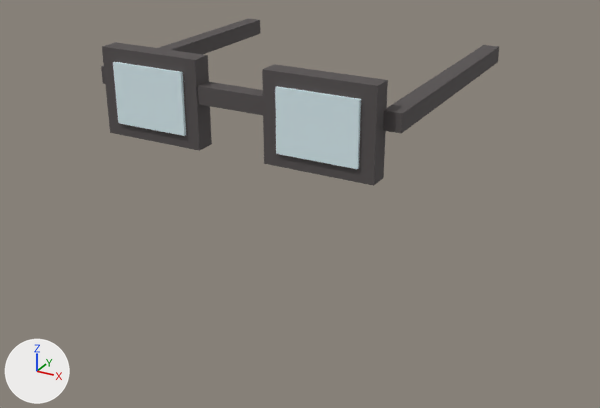
The glTF model public/assets/models/characters/wardrobe/face-glasses.glb, before and after one commit.
Camera for both pictures: a camera (50 mm lens) standing at (0.279, -0.561, 0.301) and looking at (0.006, -0.065, 0.053). Every picture has the same lights, and +X, +Y and +Z are marked at lower left. The older version comes first. Vertices at exactly the same position are counted once.

The first picture shows 'glasses_arm_-1', 'glasses_arm_1', 'glasses_bridge', 'glasses_lens_-1', 'glasses_lens_1', 'glasses_rim_-1', 'glasses_rim_1'.
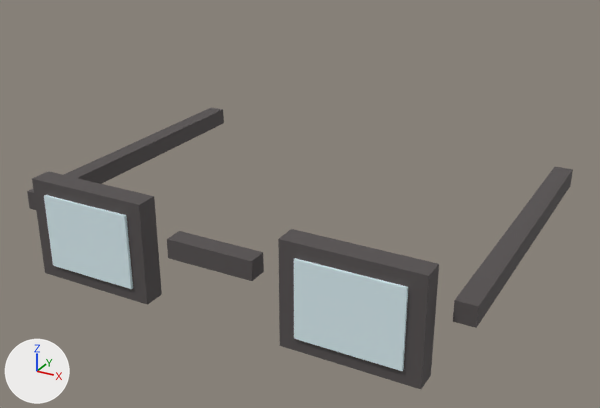
Boxes [x1, y1, x2, y2] around the edits, measured in the pictures (600 x 408 px):
'glasses_rim_1', reshaped (28% wider, 31% taller)
    before: [262, 64, 388, 186]
    after: [278, 229, 439, 389]
'glasses_lens_1', moved, rescaled (32% wider, 36% taller)
    before: [275, 86, 361, 169]
    after: [294, 258, 408, 371]
'glasses_rim_-1', reshaped (18% wider, 23% taller)
    before: [102, 42, 212, 151]
    after: [32, 171, 162, 305]
'glasses_lens_-1', moved, rescaled (22% wider, 27% taller)
    before: [113, 62, 186, 136]
    after: [44, 195, 133, 289]
'glasses_arm_1', moved, rescaled (83% taller)
    before: [383, 45, 499, 133]
    after: [453, 166, 573, 328]
'glasses_arm_-1', moved, rescaled (24% wider, 55% taller)
    before: [101, 18, 260, 84]
    after: [27, 107, 224, 210]
'glasses_bridge', moved, rescaled
    before: [197, 82, 263, 115]
    after: [167, 231, 264, 281]

The change, as a list of edits to the scene's bpy script:
```text
Change me_glasses_rim__1:
    remove me_glasses_rim__1.from_pydata(...)  # 8 vertices, 12 faces; spans x -0.0995..-0.0245, y -0.145..-0.131, z 0.115..0.175
    add me_glasses_rim__1.from_pydata(...)  # 8 vertices, 12 faces; spans x -0.1475..-0.0525, y -0.176..-0.16, z 0.0075..0.0825
    me_glasses_rim__1 part 1
    me_glasses_rim__1.vertices[0].co: (-0.0995, -0.145, 0.115) -> (-0.1475, -0.176, 0.0075)  # pixel (110, 132) -> pixel (45, 272)
    me_glasses_rim__1.vertices[1].co: (-0.0995, -0.145, 0.175) -> (-0.1475, -0.176, 0.0825)  # pixel (101, 46) -> pixel (31, 178)
    me_glasses_rim__1.vertices[2].co: (-0.0995, -0.131, 0.115) -> (-0.1475, -0.16, 0.0075)
    me_glasses_rim__1.vertices[3].co: (-0.0995, -0.131, 0.175) -> (-0.1475, -0.16, 0.0825)  # pixel (115, 42) -> pixel (48, 171)
    me_glasses_rim__1.vertices[4].co: (-0.0245, -0.145, 0.115) -> (-0.0525, -0.176, 0.0075)  # pixel (199, 150) -> pixel (147, 304)
    me_glasses_rim__1.vertices[5].co: (-0.0245, -0.145, 0.175) -> (-0.0525, -0.176, 0.0825)  # pixel (194, 59) -> pixel (138, 204)
    me_glasses_rim__1.vertices[6].co: (-0.0245, -0.131, 0.115) -> (-0.0525, -0.16, 0.0075)  # pixel (211, 144) -> pixel (161, 294)
    me_glasses_rim__1.vertices[7].co: (-0.0245, -0.131, 0.175) -> (-0.0525, -0.16, 0.0825)  # pixel (207, 55) -> pixel (154, 196)
Change me_glasses_lens__1:
    remove me_glasses_lens__1.from_pydata(...)  # 8 vertices, 12 faces; spans x -0.0895..-0.0345, y -0.147..-0.137, z 0.124..0.166
    add me_glasses_lens__1.from_pydata(...)  # 8 vertices, 12 faces; spans x -0.136..-0.064, y -0.178..-0.166, z 0.0175..0.0725
    me_glasses_lens__1 part 2: the whole mesh is scaled about its middle by (1.31, 1.2, 1.31), then moved by (-0.038, -0.03, -0.1)
Change me_glasses_arm__1:
    remove me_glasses_arm__1.from_pydata(...)  # 8 vertices, 12 faces; spans x -0.111..-0.099, y -0.135..0.055, z 0.146..0.158
    add me_glasses_arm__1.from_pydata(...)  # 8 vertices, 12 faces; spans x -0.172..-0.158, y -0.16..0.08, z 0.048..0.062
    me_glasses_arm__1 part 3: the whole mesh is scaled about its middle by (1.17, 1.26, 1.17), then moved by (-0.06, 0.0, -0.097)
Change me_glasses_rim_1:
    remove me_glasses_rim_1.from_pydata(...)  # 8 vertices, 12 faces; spans x 0.0245..0.0995, y -0.145..-0.131, z 0.115..0.175
    add me_glasses_rim_1.from_pydata(...)  # 8 vertices, 12 faces; spans x 0.0525..0.1475, y -0.176..-0.16, z 0.0075..0.0825
    me_glasses_rim_1 part 4
    me_glasses_rim_1.vertices[0].co: (0.0245, -0.145, 0.115) -> (0.0525, -0.176, 0.0075)  # pixel (264, 163) -> pixel (279, 345)
    me_glasses_rim_1.vertices[1].co: (0.0245, -0.145, 0.175) -> (0.0525, -0.176, 0.0825)  # pixel (262, 69) -> pixel (278, 238)
    me_glasses_rim_1.vertices[2].co: (0.0245, -0.131, 0.115) -> (0.0525, -0.16, 0.0075)
    me_glasses_rim_1.vertices[3].co: (0.0245, -0.131, 0.175) -> (0.0525, -0.16, 0.0825)  # pixel (274, 64) -> pixel (291, 228)
    me_glasses_rim_1.vertices[4].co: (0.0995, -0.145, 0.115) -> (0.1475, -0.176, 0.0075)  # pixel (373, 185) -> pixel (421, 389)
    me_glasses_rim_1.vertices[5].co: (0.0995, -0.145, 0.175) -> (0.1475, -0.176, 0.0825)  # pixel (377, 85) -> pixel (429, 275)
    me_glasses_rim_1.vertices[6].co: (0.0995, -0.131, 0.115) -> (0.1475, -0.16, 0.0075)  # pixel (383, 177) -> pixel (430, 375)
    me_glasses_rim_1.vertices[7].co: (0.0995, -0.131, 0.175) -> (0.1475, -0.16, 0.0825)  # pixel (387, 79) -> pixel (439, 263)
Change me_glasses_lens_1:
    remove me_glasses_lens_1.from_pydata(...)  # 8 vertices, 12 faces; spans x 0.0345..0.0895, y -0.147..-0.137, z 0.124..0.166
    add me_glasses_lens_1.from_pydata(...)  # 8 vertices, 12 faces; spans x 0.064..0.136, y -0.178..-0.166, z 0.0175..0.0725
    me_glasses_lens_1 part 5: the whole mesh is scaled about its middle by (1.31, 1.2, 1.31), then moved by (0.038, -0.03, -0.1)
Change me_glasses_arm_1:
    remove me_glasses_arm_1.from_pydata(...)  # 8 vertices, 12 faces; spans x 0.099..0.111, y -0.135..0.055, z 0.146..0.158
    add me_glasses_arm_1.from_pydata(...)  # 8 vertices, 12 faces; spans x 0.158..0.172, y -0.16..0.08, z 0.048..0.062
    me_glasses_arm_1 part 6: the whole mesh is scaled about its middle by (1.17, 1.26, 1.17), then moved by (0.06, 0.0, -0.097)
Change me_glasses_bridge:
    remove me_glasses_bridge.from_pydata(...)  # 8 vertices, 12 faces; spans x -0.025..0.025, y -0.144..-0.132, z 0.146..0.158
    add me_glasses_bridge.from_pydata(...)  # 8 vertices, 12 faces; spans x -0.0325..0.0325, y -0.175..-0.161, z 0.048..0.062
    me_glasses_bridge part 7: the whole mesh is scaled about its middle by (1.3, 1.17, 1.17), then moved by (0.0, -0.03, -0.097)
```
